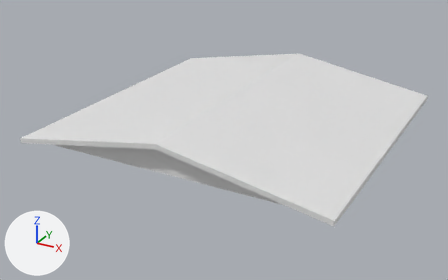
Before and after pictures for a commit that changed the FBX model Assets/Models/house_up.fbx.
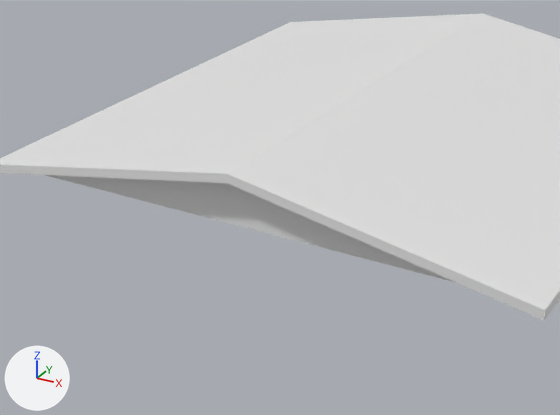
Old and new are each drawn whole from a camera (50 mm lens) standing at (13.4, -30.4, 22.6) and looking at (-8.9, 10.1, 2.4) and again close up on the part from 6% to 77% of the width and 16% to 100% of the height. The lights are fixed; the arrows at lower left show +X, +Y and +Z. Where no turn or scale is listed for an object, it has been applied to the vertices.

The first close-up shows 'Плоскость.003'.
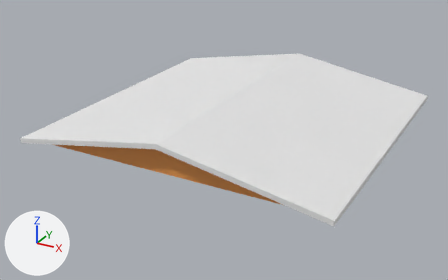
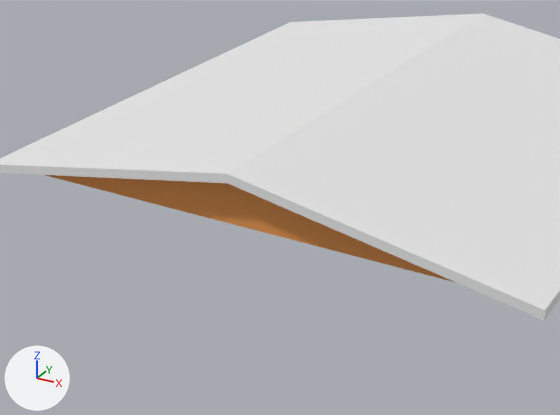
The newer file is also turned or shifted as a whole; pictures and numbers use the older file's frame.

What differs and where, as boxes (x1, y1, x2, y2) in the close-ups (560 x 415 px):
part 1 of me_плоскость_003, recoloured: (46, 175, 454, 282) in both

The change, as a list of edits to the scene's bpy script:
```text
Add mat_дерево:
    mat_дерево = principled_material('дерево')
    mat_дерево.base_color = (0.8, 0.319, 0.0789)  # orange #e7994f
Add mat_материал_004:
    mat_материал_004 = principled_material('Материал.004')
    mat_материал_004.base_color = (0.8, 0.8, 0.8)  # white #e7e7e7
    mat_материал_004.roughness = 1.0
Change me_плоскость_003:
    where me_плоскость_003.from_pydata(...)  # 44 vertices, 43 faces; spans x -12.3..12.3, y -12.2..12.2, z -0.4..2.2
    used by ob_плоскость_003; location = (-8.17, 11.8, 4.09)
    me_плоскость_003 part 1: all 8 faces centred in x -6.2..6.2, y -11.7..-11.0, z -0.4..0.7 switch from no material to mat_дерево (orange #e7994f)
    add me_плоскость_003.materials.append(mat_материал_004)  # white #e7e7e7
```
